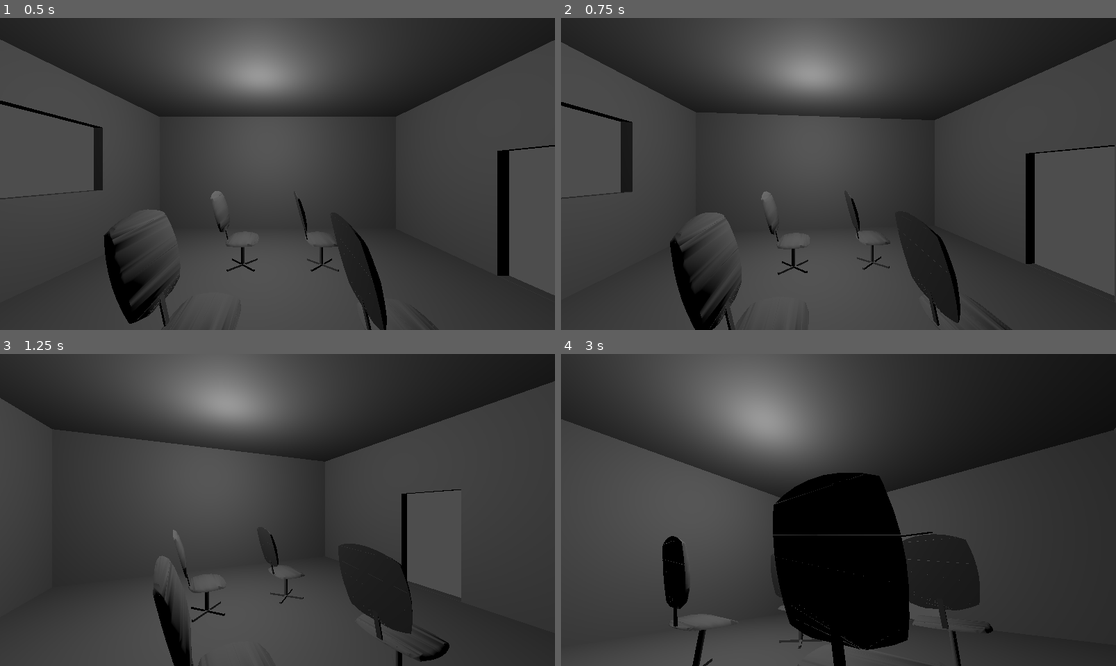
Above: before the commit, frames 1-4 (two rows, left to right).
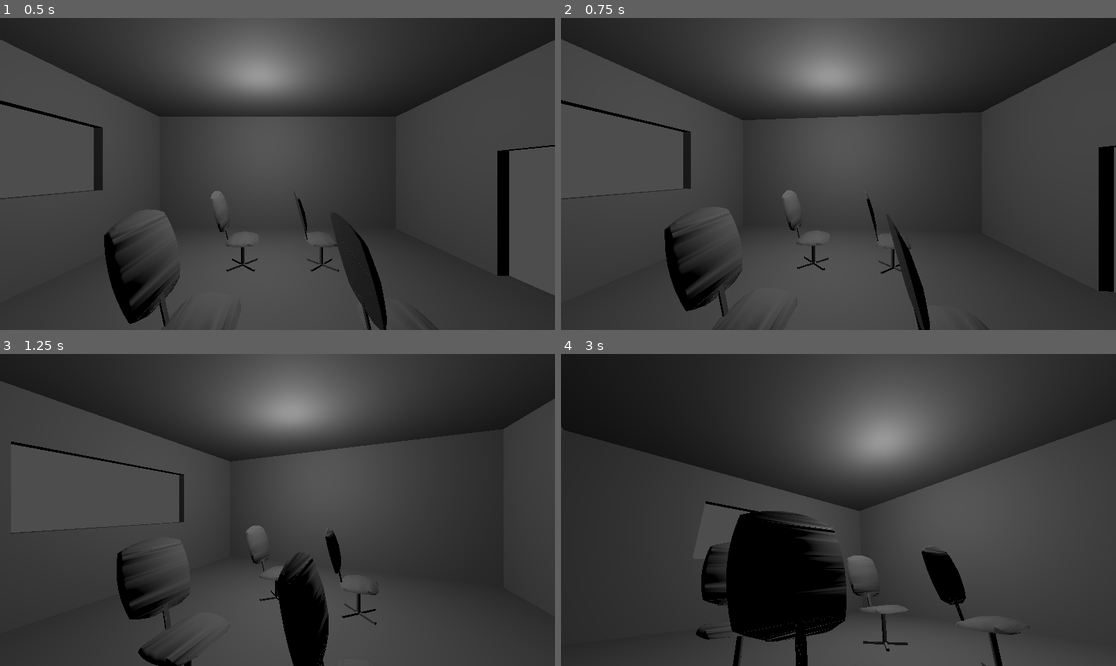
Above: after the commit, the same moments.

Repository: pabloMillanCb/ev
Game: Godot game, scene res://scenes/room.tscn
The game is run twice, just before and just after one commit, with the same random seed, the same clock (stepped at 60 frames per second) and the same inputs.
Inputs:
- Up to frame 1 (0.5 s): no input
- Up to frame 2 (0.75 s): tap Enter at 0.5 s; hold Right (right_arrow) from 0.53 s (still down)
- Up to frame 3 (1.25 s): keep holding Right (right_arrow)
- Up to frame 4 (3 s): release Right (right_arrow) at 1.28 s; hold Down (down_arrow) 1.28-2.03 s; hold Right (right_arrow) 2.03-2.78 s; hold Up (up_arrow) from 2.78 s (still down)

Frame 1 is identical in both runs. In frame 2, 9.3% of the frame differs, in the area x 0-100%, y 6-100%; in frame 3, 27%; in frame 4, 52%, in the area x 0-100%, y 0-100%.

Commit message:
Camera controls change

Diff:
--- a/practica_1/scenes/Camera3D.gd
+++ b/practica_1/scenes/Camera3D.gd
@@ -9,10 +9,10 @@
 # Called every frame. 'delta' is the elapsed time since the previous frame.
 func _process(delta):
 	if Input.is_action_pressed("left_arrow"):
-		get_parent().get_parent().rotate_object_local(Vector3(0,1,0), 0.01)
+		get_parent().get_parent().rotate_object_local(Vector3(0,1,0), -0.01)
 
 	if Input.is_action_pressed("right_arrow"):
-		get_parent().get_parent().rotate_object_local(Vector3(0,1,0), -0.01)
+		get_parent().get_parent().rotate_object_local(Vector3(0,1,0), 0.01)
 
 	if Input.is_action_pressed("up_arrow") and get_parent().rotation[2] > -0.5:
 		get_parent().rotate_object_local(Vector3(0,0,1), -0.01)
